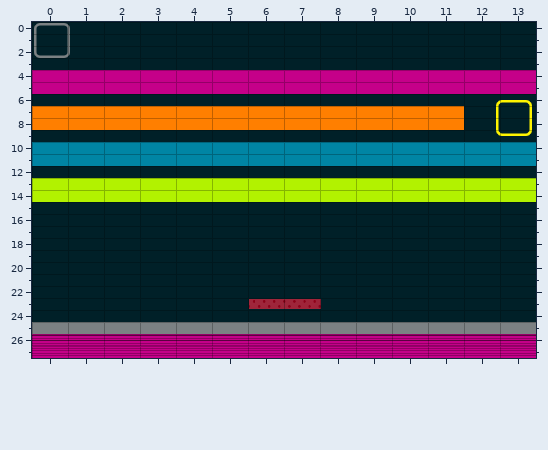
An edit to a level. Tiled map, Impact/Impact.iOS/Content/Levels/level036.tmx. Above is the file before it was changed.
Cells are 57x19 px. Shown: x 0..13, y 0..27.
And afterwards:
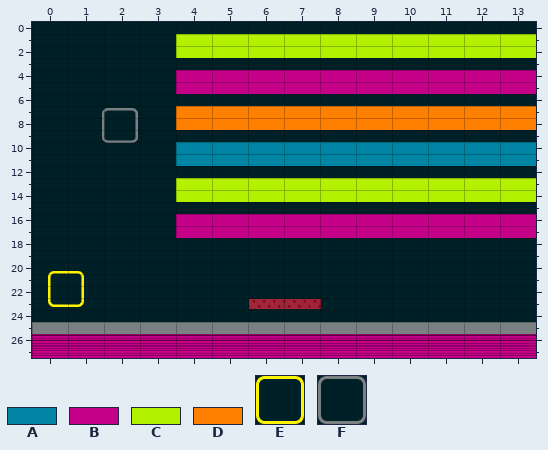
Key: from "Bricks": A 0 "Brick-A1", B 2 "Brick-B1", C 4 "Brick-C1", D 6 "Brick-D1"; from "Wormholes": E 2 "WormholeIn", F 3 "WormholeOut".
_ is an empty cell.
Objects are placed by their top-left corner, in cells (3,4 is the top-left corner of cell 3,4); size is 1x1 cell unless given.
The author wrote: Fixed wormhole ExitDirection logic
What changed:
Layer "Bricks":
y 2: x 4 _ -> C; x 6 _ -> C; x 8 _ -> C; x 10 _ -> C; x 12 _ -> C
y 5: x 0 B -> _; x 2 B -> _
y 8: x 0 D -> _; x 2 D -> _; x 12 _ -> D
y 11: x 0 A -> _; x 2 A -> _
y 14: x 0 C -> _; x 2 C -> _
y 17: x 4 _ -> B; x 6 _ -> B; x 8 _ -> B; x 10 _ -> B; x 12 _ -> B
Layer "Wormholes":
changed: F "B" at 0.1,0.1 size 1x2.9 -> F "B" at 1.9,7.2 size 1x2.9
changed: E "C" at 12.9,6.5 size 1x3 -> E "C" at 0.5,20.7 size 1x3
